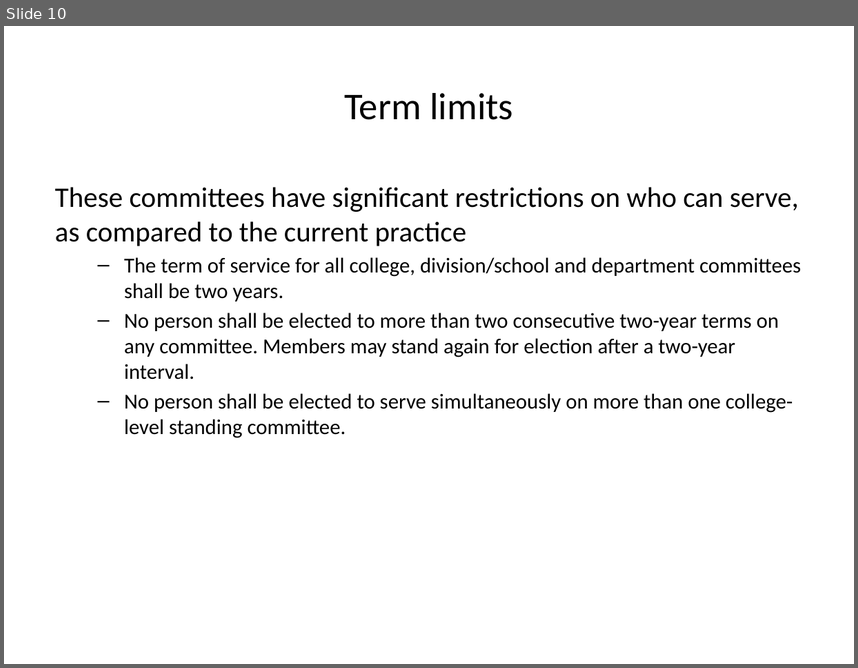
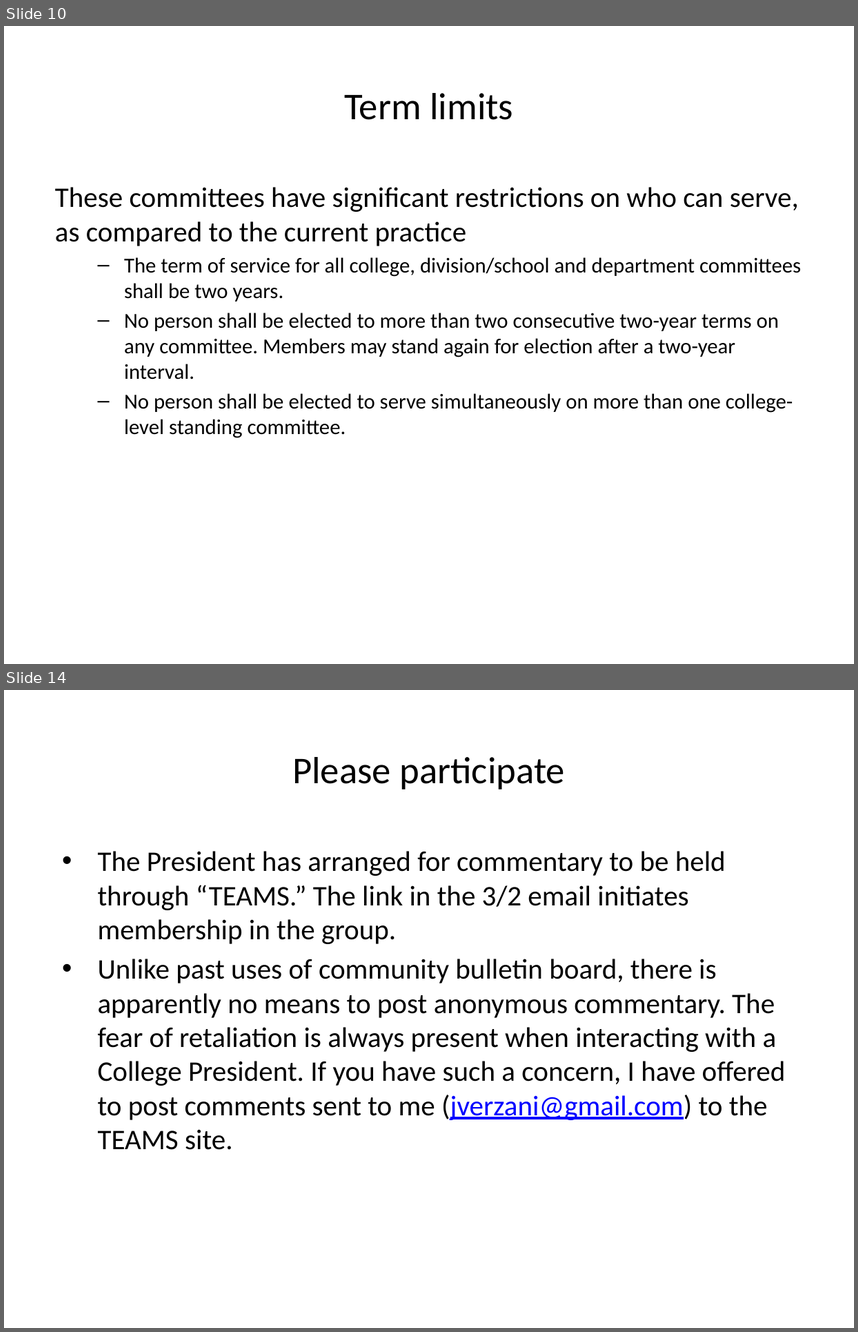
Before and after one commit to csi-covid19/csi-covid19.github.io, a slide deck: CCFS/Mar-SpecialMeeting/Proposed-changes.pptx. Shown one above the other, each under a label of ours: slide 10 before the commit, slides 10 and 14 after it; the slides between them are not shown. The pictures are 858x668 and 858x1332 pixels, drawn with LibreOffice and Linux fonts; fonts in the diff are those of the drawing. Boxes give left, top, right and bottom in pixels: in the first picture for what was removed or moved away, otherwise in the second. Text is boxed around its words. In the diff, an @@ line names an element or a change of style, - is before the commit and + after.

```diff
--- a/CCFS/Mar-SpecialMeeting/Proposed-changes.pptx
+++ b/CCFS/Mar-SpecialMeeting/Proposed-changes.pptx
@@ slide 14 added at bbox=[4, 690, 854, 1328], background #FFFFFF @@
@@ title added at bbox=[292, 757, 565, 789], 32 pt, text #000000 @@
+Please participate
@@ text added at bbox=[98, 851, 786, 1150], 24 pt, text #000000 @@
+• The President has arranged for commentary to be held through “TEAMS.” The link in the 3/2 email initiates membership in the group.
+• Unlike past uses of community bulletin board, there is apparently no means to post anonymous commentary. The fear of retaliation is always present when interacting with a College President. If you have such a concern, I have offered to post comments sent to me (jverzani@gmail.com) to the TEAMS site.
```
Also in this commit, not shown: 11 slides changed.
